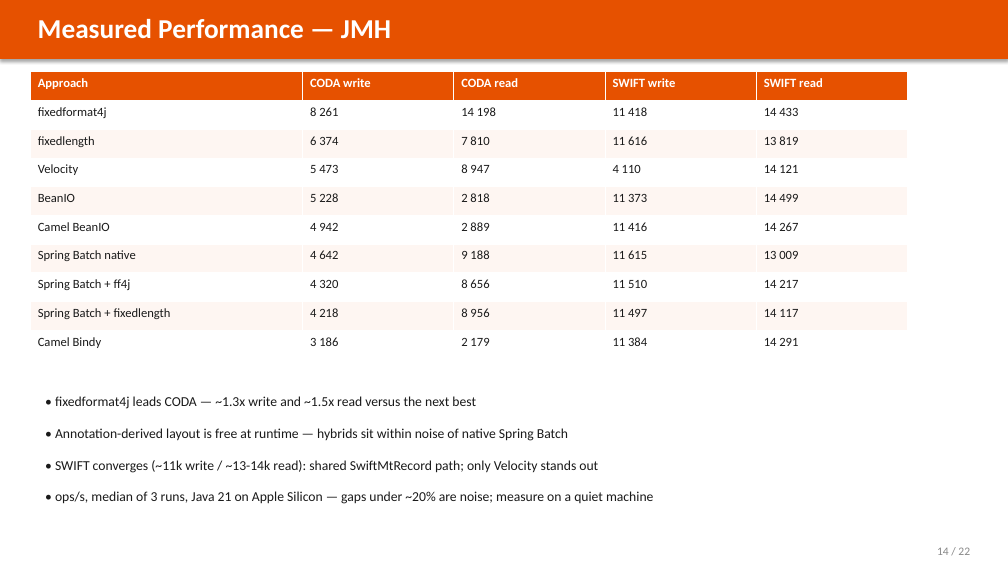
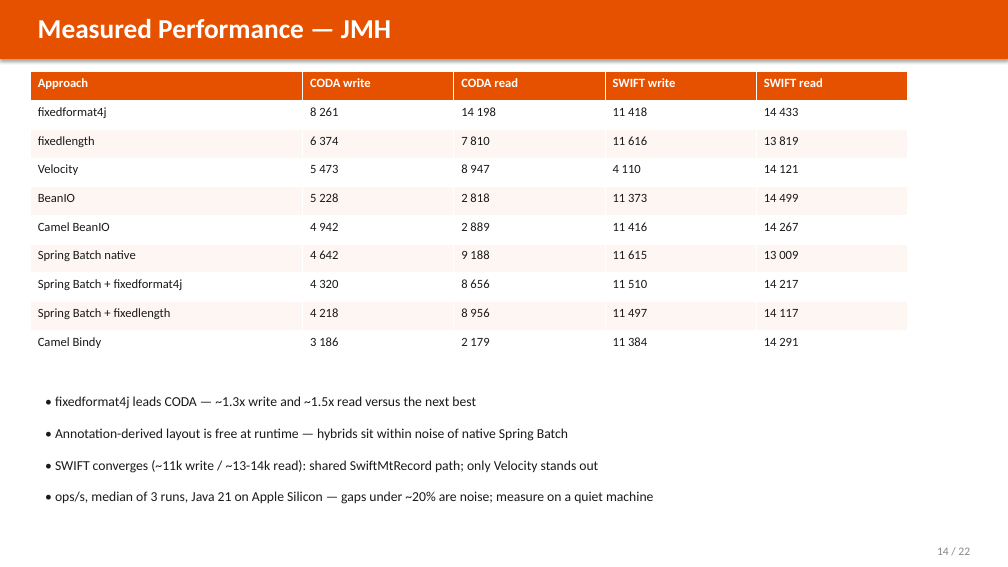
Before and after one commit to wallaceespindola/fixed-length-converters, a slide deck: slide 14 of docs/slides/banking-parser-platform.pptx. Drawn at 1008x567 pixels with LibreOffice and Linux fonts; fonts in the diff are those of the drawing. Boxes give left, top, right and bottom in pixels: in the first picture for what was removed or moved away, otherwise in the second. Text is boxed around its words. In the diff, an @@ line names an element or a change of style, - is before the commit and + after.

Commit message:
refactor!: rename SPRING_BATCH_FF4J, retitle the platform
SPRING_BATCH_FF4J used an abbreviation the rest of the codebase does not: the
plain library constant is FIXFORMAT4J. The hybrid is now
SPRING_BATCH_FIXFORMAT4J, and the classes follow the FixedFormat4J spelling
already used by CodaFixedFormat4JStrategy and FixedFormat4JFormatter:

  SpringBatchFf4jFormatter      -> SpringBatchFixedFormat4JFormatter
  CodaSpringBatchFf4jStrategy   -> CodaSpringBatchFixedFormat4JStrategy
  SwiftSpringBatchFf4jStrategy  -> SwiftSpringBatchFixedFormat4JStrategy

JMH fields and benchmark methods, the frontend dropdown, LIBS array and chart
colours, every diagram (.mmd, .puml and the Mermaid copy in index.html), the
report generator's grouping list and all documentation follow. This is breaking
for anyone posting {"library":"SPRING_BATCH_FF4J"} to /api/batch/generate.

The product is also retitled "Banking Fixed-Length File Benchmark Platform" —
benchmarking is what it is for, and the name was inconsistent across the UI,
the OpenAPI title, the actuator description, the Makefile banner and the docs.

Verified: 149 tests green; a live run resolves CODA and SWIFT under the new
constant and logs 18 registered strategies; the browser confirms the Run All
columns stay aligned now that the longest Library value is 24 characters.

```diff
--- a/docs/slides/banking-parser-platform.pptx
+++ b/docs/slides/banking-parser-platform.pptx
@@ table at bbox=[30, 72, 907, 359] @@
-row 8, column 1: Spring Batch + ff4j
+row 8, column 1: Spring Batch + fixedformat4j
```
Also in this commit, not shown: 7 other slides changed, 29 other files.
